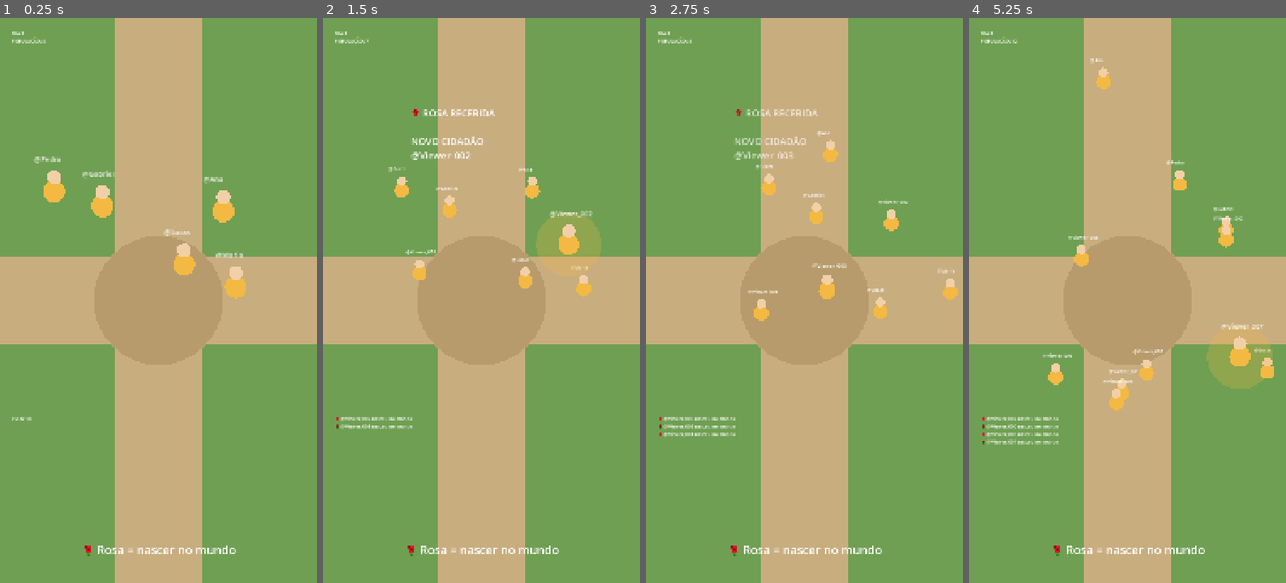
Above: before the commit, frames 1-4 (left to right).
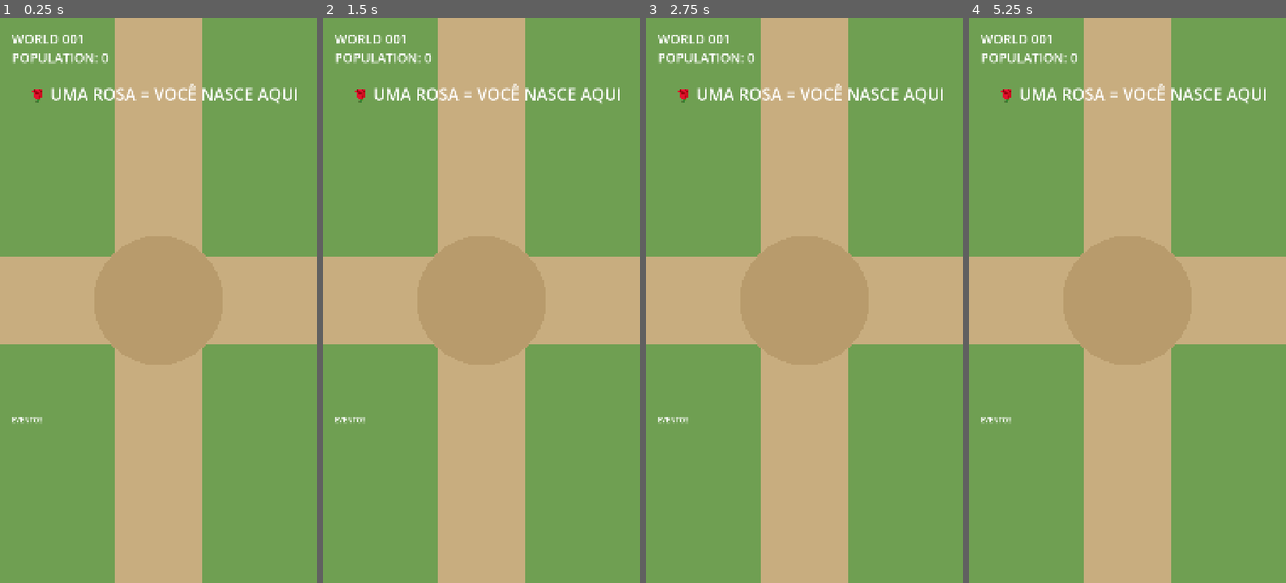
Above: after the commit, the same moments.

Repository: GabrielJalmeida/live-game
Game: Godot game, scene res://world.tscn
Same seed, same stepped clock (60 frames per second), same inputs: the game is played once before the commit and once after it.
Inputs:
- Up to frame 1 (0.25 s): no input
- Up to frame 2 (1.5 s): tap Enter at 0.5 s; tap R at 0.6, 1.35 s
- Up to frame 3 (2.75 s): tap R at 2.1 s
- Up to frame 4 (5.25 s): tap R every 0.75 s from 2.85 to 5.1 s

The runs differ from the first frame. In frame 1, 3.5% of the frame differs, in the area x 3-94%, y 2-96%; in frame 2, 4.8%; in frame 3, 3.9%; in frame 4, 5.1%, in the area x 3-97%, y 2-96%.

Commit message:
feat: complete first TikTok LIVE MVP

Diff:
--- a/game/world-001/citizen.tscn
+++ b/game/world-001/citizen.tscn
@@ -10,4 +10,6 @@
 offset_top = -85.0
 offset_right = 26.0
 offset_bottom = -62.0
+theme_override_font_sizes/font_size = 32
 text = "@Gabriel"
+horizontal_alignment = 1
--- a/game/world-001/project.godot
+++ b/game/world-001/project.godot
@@ -19,8 +19,9 @@
 
 window/size/viewport_width=1080
 window/size/viewport_height=1920
+window/size/window_width_override=720
+window/size/window_height_override=980
 window/stretch/mode="canvas_items"
-window/stretch/aspect="expand"
 
 [physics]
 
--- a/game/world-001/world.gd
+++ b/game/world-001/world.gd
@@ -5,24 +5,82 @@
 const WORLD_HEIGHT = 3000
 
 const CITIZEN_SCENE = preload("res://citizen.tscn")
-
-
-var initial_citizens = [
-	"@Gabriel",
-	"@Maria",
-	"@Lucas",
-	"@Ana",
-	"@Pedro"
-]
 
 var simulated_user_counter: int = 1
 var population: int = 0
 var event_history: Array[String] = []
 var world_day: int = 1
+var websocket = WebSocketPeer.new()
 
 func _ready():
 	queue_redraw()
-	spawn_initial_citizens()
+
+	$CitizensRequest.request_completed.connect(
+		_on_citizens_request_completed
+	)
+
+	$RoseRequest.request_completed.connect(
+		_on_rose_request_completed
+	)
+
+	connect_websocket()
+	load_citizens_from_backend()
+
+func connect_websocket():
+	var error = websocket.connect_to_url(
+		"ws://127.0.0.1:8000/ws/world"
+	)
+
+	if error != OK:
+		push_error("Não foi possível iniciar o WebSocket.")
+
+
+func _process(_delta):
+	websocket.poll()
+
+	var state = websocket.get_ready_state()
+
+	if state == WebSocketPeer.STATE_OPEN:
+		while websocket.get_available_packet_count() > 0:
+			var packet = websocket.get_packet()
+			var text = packet.get_string_from_utf8()
+
+			handle_websocket_message(text)
+
+	if state == WebSocketPeer.STATE_OPEN:
+		while websocket.get_available_packet_count() > 0:
+			var packet = websocket.get_packet()
+			var text = packet.get_string_from_utf8()
+
+			handle_websocket_message(text)
+
+func handle_websocket_message(message: String):
+	var data = JSON.parse_string(message)
+
+	if typeof(data) != TYPE_DICTIONARY:
+		push_error("Mensagem WebSocket inválida.")
+		return
+
+	if not data.has("type"):
+		return
+
+	if data["type"] == "citizen_spawned":
+		handle_citizen_spawned(data)
+
+func handle_citizen_spawned(data):
+	if not data.has("citizen"):
+		return
+
+	var citizen_data = data["citizen"]
+
+	spawn_citizen_from_backend(citizen_data)
+
+	var username = str(citizen_data["name"])
+
+	show_spawn_message(username)
+	add_event("🌹 " + username + " nasceu no mundo")
+
+	print("📡 Citizen recebido por WebSocket: ", username)
 
 func add_event(message: String):
 	event_history.push_front(message)
@@ -31,11 +89,6 @@
 		event_history.pop_back()
 
 	$HUD/EventFeed.text = "\n".join(event_history)
-
-func spawn_initial_citizens():
-	for citizen_name in initial_citizens:
-		spawn_citizen(citizen_name)
-
 
 func spawn_citizen(citizen_name: String):
 	var citizen = CITIZEN_SCENE.instantiate()
@@ -57,6 +110,62 @@
 		"DIA " + str(world_day) + "\n" +
 		"POPULAÇÃO: " + str(population)
 	)
+
+func load_citizens_from_backend():
+	var url = "http://127.0.0.1:8000/api/v1/citizens"
+
+	var error = $CitizensRequest.request(url)
+
+	if error != OK:
+		push_error("Não foi possível iniciar a requisição de cidadãos.")
+
+func _on_citizens_request_completed(
+	result,
+	response_code,
+	headers,
+	body
+):
+	if result != HTTPRequest.RESULT_SUCCESS:
+		push_error("Falha ao conectar com o backend.")
+		return
+
+	if response_code != 200:
+		push_error(
+			"Backend respondeu com código: " +
+			str(response_code)
+		)
+		return
+
+	var data = JSON.parse_string(
+		body.get_string_from_utf8()
+	)
+
+	if typeof(data) != TYPE_ARRAY:
+		push_error("Resposta de cidadãos inválida.")
+		return
+
+	for citizen_data in data:
+		spawn_citizen_from_backend(citizen_data)
+
+	print(
+		"Citizens carregados do backend: ",
+		data.size()
+	)
+
+func spawn_citizen_from_backend(data):
+	var citizen = CITIZEN_SCENE.instantiate()
+
+	citizen.citizen_name = str(data["name"])
+
+	citizen.position = Vector2(
+		float(data["x"]),
+		float(data["y"])
+	)
+
+	add_child(citizen)
+
+	population += 1
+	update_population()
 
 func _draw():
 	# Terreno
@@ -91,14 +200,27 @@
 
 func simulate_rose():
 	var username = "@Viewer_%03d" % simulated_user_counter
-
 	simulated_user_counter += 1
 
-	spawn_citizen(username)
-	show_spawn_message(username)
-	add_event("🌹 " + username + " nasceu no mundo")
-
-	print("🌹 Rosa simulada por ", username)
+	var url = "http://127.0.0.1:8000/api/v1/dev/events/rose"
+
+	var body = JSON.stringify({
+		"username": username
+	})
+
+	var headers = [
+		"Content-Type: application/json"
+	]
+
+	var error = $RoseRequest.request(
+		url,
+		headers,
+		HTTPClient.METHOD_POST,
+		body
+	)
+
+	if error != OK:
+		push_error("Não foi possível enviar a Rosa para o backend.")
 
 func show_spawn_message(username: String):
 	var message = $HUD/SpawnMessage
@@ -126,3 +248,22 @@
 	await tween.finished
 
 	message.visible = false
+
+func _on_rose_request_completed(
+	result,
+	response_code,
+	_headers,
+	_body
+):
+	if result != HTTPRequest.RESULT_SUCCESS:
+		push_error("Falha ao enviar Rosa ao backend.")
+		return
+
+	if response_code != 200:
+		push_error(
+			"Backend respondeu à Rosa com código: " +
+			str(response_code)
+		)
+		return
+
+	print("🌹 Rosa aceita pelo backend.")
--- a/game/world-001/world.tscn
+++ b/game/world-001/world.tscn
@@ -16,16 +16,18 @@
 offset_top = 40.0
 offset_right = 161.0
 offset_bottom = 89.0
+theme_override_font_sizes/font_size = 44
 text = "WORLD 001
 POPULATION: 0"
 
 [node name="RoseInstruction" type="Label" parent="HUD" unique_id=1575564801]
-offset_left = 280.0
-offset_top = 1780.0
-offset_right = 496.0
-offset_bottom = 1803.0
-theme_override_font_sizes/font_size = 40
-text = "🌹 Rosa = nascer no mundo"
+offset_left = 90.0
+offset_top = 220.0
+offset_right = 1028.0
+offset_bottom = 297.0
+theme_override_font_sizes/font_size = 56
+text = "🌹 UMA ROSA = VOCÊ NASCE AQUI"
+horizontal_alignment = 1
 
 [node name="SpawnMessage" type="Label" parent="HUD" unique_id=773810019]
 visible = false
@@ -43,4 +45,9 @@
 offset_top = 1350.0
 offset_right = 80.0
 offset_bottom = 1373.0
+theme_override_font_sizes/font_size = 24
 text = "EVENTOS"
+
+[node name="CitizensRequest" type="HTTPRequest" parent="." unique_id=1217608223]
+
+[node name="RoseRequest" type="HTTPRequest" parent="." unique_id=2113940846]
Not shown, added: .gitignore
Not shown, added: README.md
Not shown, added: backend/alembic.ini
Not shown, added: backend/alembic/README
Not shown, added: backend/alembic/env.py
Not shown, added: backend/alembic/script.py.mako
Not shown, added: backend/alembic/versions/850f5d06eec7_create_worlds_table.py
Not shown, added: backend/alembic/versions/f9cfe17d0390_create_citizens_table.py
Not shown, added: backend/app/__init__.py
Not shown, added: backend/app/api/__init__.py
Not shown, added: backend/app/api/citizens.py
Not shown, added: backend/app/api/dev_events.py
(and 16 more such lines)
